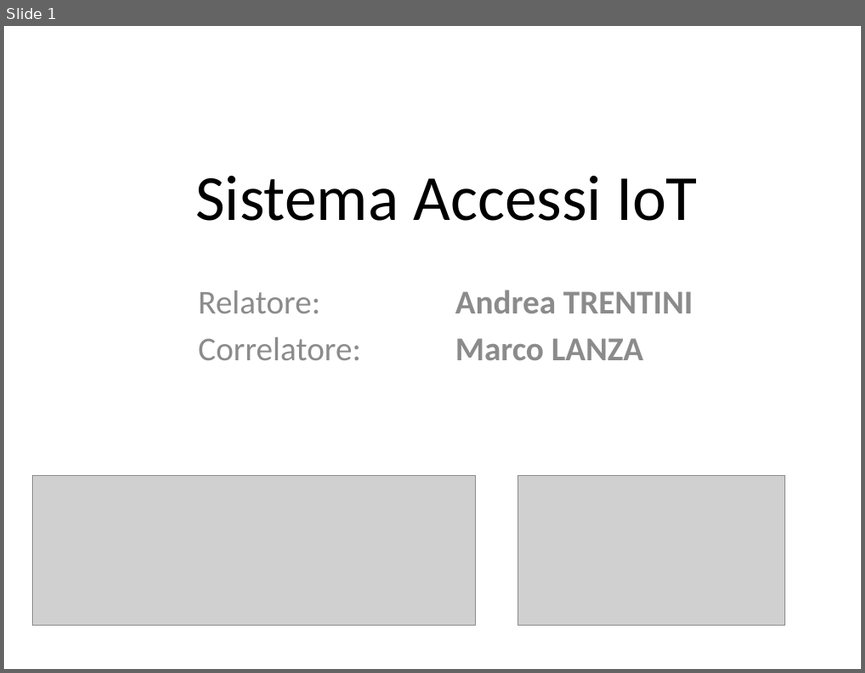
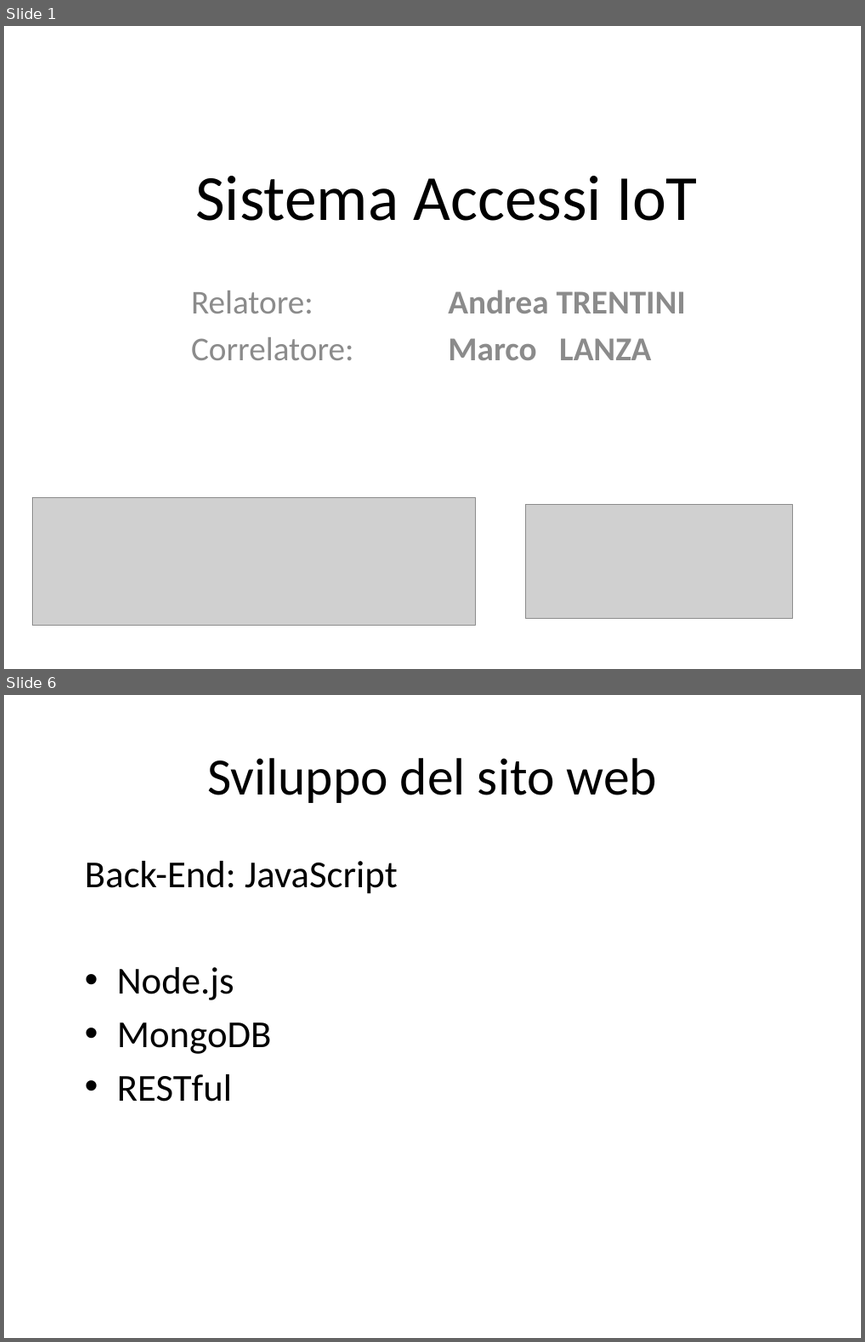
Before and after one commit to Jolsty/SimSim, a slide deck: Tesi_Sistema_Accessi_IoT_Andrei_Ciulpan_872394/presentazione/Sistema Accessi IoT.pptx. Shown one above the other, each under a label of ours: slide 1 before the commit, slides 1 and 6 after it; the slides between them are not shown. The pictures are 865x673 and 865x1342 pixels, drawn with LibreOffice and Linux fonts; fonts in the diff are those of the drawing; grey boxes stand for pictures. Boxes give left, top, right and bottom in pixels: in the first picture for what was removed or moved away, otherwise in the second. Text is boxed around its words. In the diff, an @@ line names an element or a change of style, - is before the commit and + after.

```diff
--- a/Tesi_Sistema_Accessi_IoT_Andrei_Ciulpan_872394/presentazione/Sistema Accessi IoT.pptx
+++ b/Tesi_Sistema_Accessi_IoT_Andrei_Ciulpan_872394/presentazione/Sistema Accessi IoT.pptx
@@ slide 6 added at box(4, 695, 861, 1338), background #FFFFFF @@
@@ title added at box(207, 758, 657, 803), 44 pt, text #000000 @@
+Sviluppo del sito web
@@ text added at box(85, 861, 398, 1101), 32 pt, text #000000 @@
+Back-End: JavaScript
+• Node.js
+• MongoDB
+• RESTful
@@ slide 1 changed as well @@
@@ subtitle "Relatore: Andrea TRENTINI": place and size @@
-subtitle "Relatore: Andrea TRENTINI" at box(198, 290, 692, 360)
+subtitle "Relatore: Andrea TRENTINI" at box(191, 290, 686, 360)
@@ picture: place and size @@
-picture at box(32, 475, 475, 625)
+picture at box(32, 497, 475, 625)
@@ picture: place and size @@
-picture at box(518, 475, 784, 625)
+picture at box(525, 504, 791, 618)
```
Also in this commit, not shown: 9 other slides added, 1 slide removed, 2 other files.
